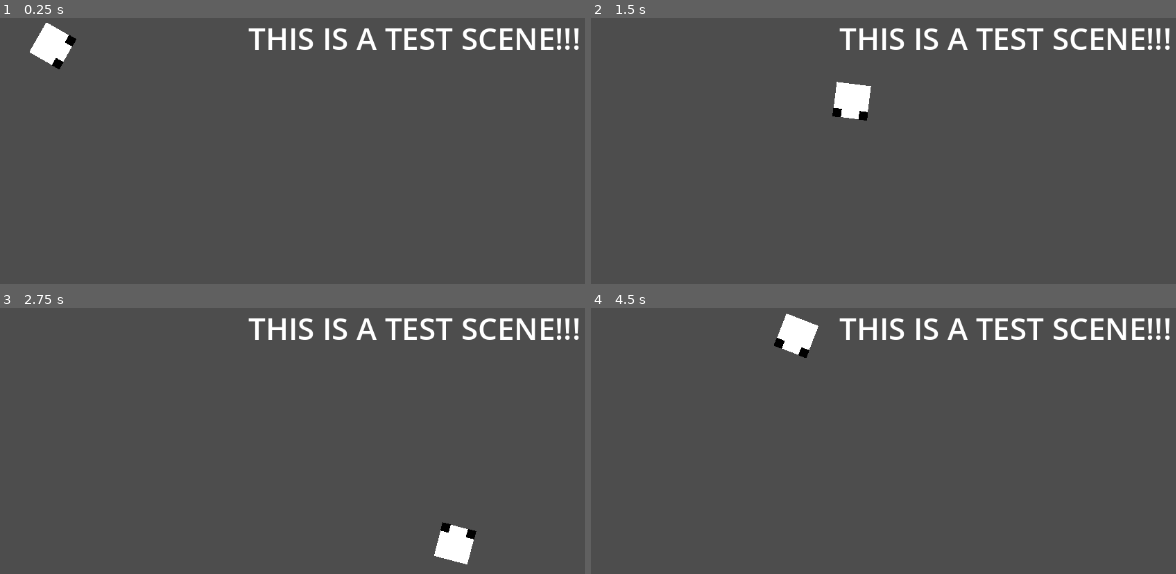
Above: before the commit, frames 1-4 (two rows, left to right).
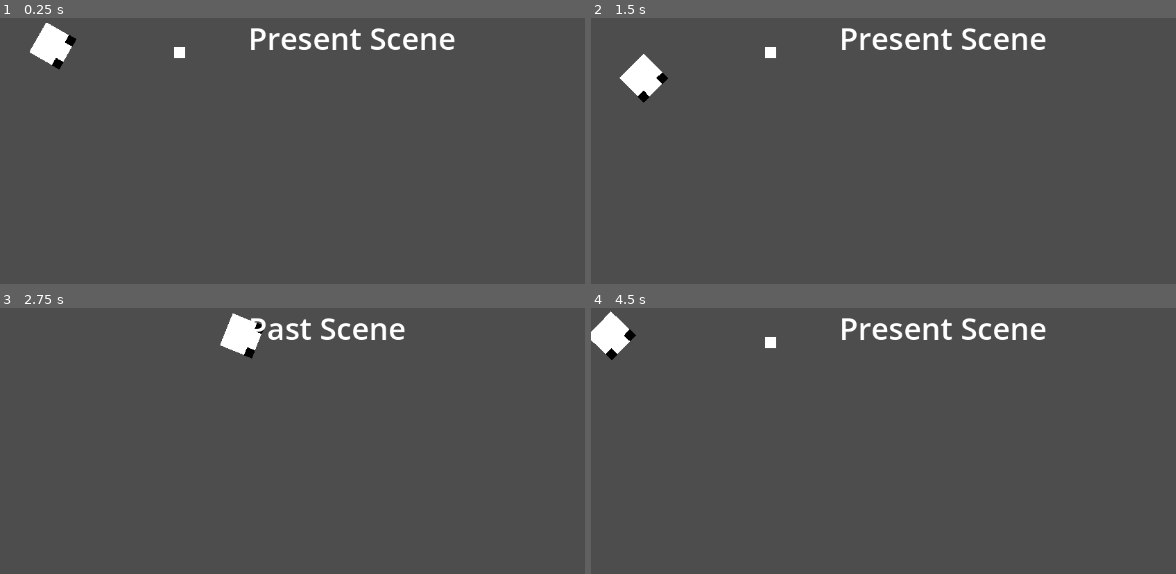
Above: after the commit, the same moments.

Repository: Thomson-Lam/LoJam24
Game: Godot game, scene res://Scenes/presentScene.tscn
The game is run twice, just before and just after one commit, with the same random seed, the same clock (stepped at 60 frames per second) and the same inputs. Before the commit the project starts from res://Scenes/test_scene.tscn.
Inputs (mouse positions are in pixels of both pictures, inside the frame that each line leads up to):
- Up to frame 1 (0.25 s): no input
- Up to frame 2 (1.5 s): tap Enter at 0.5 s; move the mouse to (1164, 220) at 0.52 s; hold D (right) 0.53-1.28 s; hold Q (SwapScene, bound only after the commit) 0.53-1.28 s; move the mouse to (830, 265) at 1.27 s; hold S (down) from 1.28 s (still down); tap Q (SwapScene, bound only after the commit) at 1.35 s
- Up to frame 3 (2.75 s): move the mouse to (479, 433) at 2.02 s; release S (down) at 2.03 s; hold D (right) from 2.03 s (still down); hold Q (SwapScene, bound only after the commit) from 2.03 s (still down)
- Up to frame 4 (4.5 s): move the mouse to (outside the picture) at 2.77 s; release D (right) at 2.78 s; release Q (SwapScene, bound only after the commit) at 2.78 s; hold W (up) 2.78-3.53 s; tap Q (SwapScene, bound only after the commit) at 2.85, 4.35 s; move the mouse to (outside the picture) at 3.52 s; hold Q (SwapScene, bound only after the commit) 3.53-4.28 s; hold A (left) from 3.53 s (still down); move the mouse to (748, 464) at 4.27 s

The runs differ from the first frame. In frame 1, 2.5% of the frame differs, in the area x 29-99%, y 3-16%; in frame 2, 4.0%, in the area x 4-99%, y 3-39%; in frame 3, 3.8%; in frame 4, 4.0%.

Commit message:
Scene Switching Works

Diff:
--- a/LoJam24Game/Scenes/test_scene.tscn
+++ b/LoJam24Game/Scenes/pastScene.tscn
@@ -1,12 +1,12 @@
-[gd_scene load_steps=4 format=3 uid="uid://dwtao6k1jgatp"]
+[gd_scene load_steps=4 format=3 uid="uid://yyegl3e3ykxh"]
 
-[ext_resource type="Script" path="res://Scripts/PlayerMovement.gd" id="1_ewv3d"]
-[ext_resource type="Texture2D" uid="uid://c3l6xhtg7dyxq" path="res://Art/White Square.png" id="2_2y6g5"]
+[ext_resource type="Script" path="res://Scripts/PlayerMovement.gd" id="1_xnbeb"]
+[ext_resource type="Texture2D" uid="uid://c3l6xhtg7dyxq" path="res://Art/White Square.png" id="2_iw6vx"]
 
-[sub_resource type="RectangleShape2D" id="RectangleShape2D_b7tq1"]
+[sub_resource type="RectangleShape2D" id="RectangleShape2D_j30qg"]
 size = Vector2(16, 16)
 
-[node name="TestScene" type="Node2D"]
+[node name="PastScene" type="Node2D"]
 
 [node name="CanvasLayer" type="CanvasLayer" parent="."]
 
@@ -16,28 +16,29 @@
 offset_right = 842.0
 offset_bottom = 267.0
 theme_override_font_sizes/normal_font_size = 44
-text = "THIS IS A TEST SCENE!!!"
+text = "Past Scene"
 tab_size = 9
+metadata/_edit_use_anchors_ = true
 
 [node name="CharacterBody2D" type="CharacterBody2D" parent="."]
 position = Vector2(76, 40)
 scale = Vector2(3.1, 3.1)
-script = ExtResource("1_ewv3d")
+script = ExtResource("1_xnbeb")
 
 [node name="CollisionShape2D" type="CollisionShape2D" parent="CharacterBody2D"]
-shape = SubResource("RectangleShape2D_b7tq1")
+shape = SubResource("RectangleShape2D_j30qg")
 
 [node name="Sprite2D" type="Sprite2D" parent="CharacterBody2D"]
-texture = ExtResource("2_2y6g5")
+texture = ExtResource("2_iw6vx")
 
 [node name="LeftEye" type="Sprite2D" parent="CharacterBody2D/Sprite2D"]
 modulate = Color(0, 0, 0, 1)
 position = Vector2(6.12903, -6.12903)
 scale = Vector2(0.251613, 0.251613)
-texture = ExtResource("2_2y6g5")
+texture = ExtResource("2_iw6vx")
 
 [node name="RightEye" type="Sprite2D" parent="CharacterBody2D/Sprite2D"]
 modulate = Color(0, 0, 0, 1)
 position = Vector2(6.12903, 6.12903)
 scale = Vector2(0.251613, 0.251613)
-texture = ExtResource("2_2y6g5")
+texture = ExtResource("2_iw6vx")
--- /dev/null
+++ b/LoJam24Game/Scenes/presentScene.tscn
@@ -0,0 +1,48 @@
+[gd_scene load_steps=4 format=3 uid="uid://dwtao6k1jgatp"]
+
+[ext_resource type="Script" path="res://Scripts/PlayerMovement.gd" id="1_ewv3d"]
+[ext_resource type="Texture2D" uid="uid://c3l6xhtg7dyxq" path="res://Art/White Square.png" id="2_2y6g5"]
+
+[sub_resource type="RectangleShape2D" id="RectangleShape2D_b7tq1"]
+size = Vector2(16, 16)
+
+[node name="PresentScene" type="Node2D"]
+
+[node name="CanvasLayer" type="CanvasLayer" parent="."]
+
+[node name="RichTextLabel" type="RichTextLabel" parent="CanvasLayer"]
+offset_left = 358.0
+offset_top = -2.0
+offset_right = 842.0
+offset_bottom = 267.0
+theme_override_font_sizes/normal_font_size = 44
+text = "Present Scene"
+tab_size = 9
+metadata/_edit_use_anchors_ = true
+
+[node name="CharacterBody2D" type="CharacterBody2D" parent="."]
+position = Vector2(76, 40)
+scale = Vector2(3.1, 3.1)
+script = ExtResource("1_ewv3d")
+
+[node name="CollisionShape2D" type="CollisionShape2D" parent="CharacterBody2D"]
+shape = SubResource("RectangleShape2D_b7tq1")
+
+[node name="Sprite2D" type="Sprite2D" parent="CharacterBody2D"]
+texture = ExtResource("2_2y6g5")
+
+[node name="LeftEye" type="Sprite2D" parent="CharacterBody2D/Sprite2D"]
+modulate = Color(0, 0, 0, 1)
+position = Vector2(6.12903, -6.12903)
+scale = Vector2(0.251613, 0.251613)
+texture = ExtResource("2_2y6g5")
+
+[node name="RightEye" type="Sprite2D" parent="CharacterBody2D/Sprite2D"]
+modulate = Color(0, 0, 0, 1)
+position = Vector2(6.12903, 6.12903)
+scale = Vector2(0.251613, 0.251613)
+texture = ExtResource("2_2y6g5")
+
+[node name="WhiteSquare" type="Sprite2D" parent="."]
+position = Vector2(259, 50)
+texture = ExtResource("2_2y6g5")
--- a/LoJam24Game/Scripts/PlayerMovement.gd
+++ b/LoJam24Game/Scripts/PlayerMovement.gd
@@ -3,9 +3,11 @@
 var speed = 400  # speed in pixels/sec
 var direction
 var mousePos = Vector2(0, 0)
+var playerPos = Vector2(0, 0)
 
 func _physics_process(delta):
 	mousePos = get_global_mouse_position()
 	look_at(mousePos)
 	direction = Input.get_vector("left", "right", "up", "down")
 	position += speed * delta * direction
+	playerPos = position
--- /dev/null
+++ b/LoJam24Game/Scripts/SceneSwitch.gd
@@ -0,0 +1,26 @@
+extends Node
+
+var inPresent = true
+
+# Called when the node enters the scene tree for the first time.
+func _ready():
+	pass # Replace with function body.
+
+
+# Called every frame. 'delta' is the elapsed time since the previous frame.
+func _process(delta):
+	pass
+
+func _input(event):
+	if event.is_action_pressed("SwapScene"):
+		SwitchScene();
+
+func SwitchScene():
+	var playerInfo = get_node("/root/Scripts/PlayerMovement.gd")
+
+	if inPresent == false:
+		get_tree().change_scene_to_file("res://Scenes/presentScene.tscn")
+	else:
+		get_tree().change_scene_to_file("res://Scenes/pastScene.tscn")
+
+	inPresent = !inPresent
--- a/LoJam24Game/project.godot
+++ b/LoJam24Game/project.godot
@@ -11,9 +11,14 @@
 [application]
 
 config/name="Lo Jam 24"
-run/main_scene="res://Scenes/test_scene.tscn"
+run/main_scene="res://Scenes/presentScene.tscn"
 config/features=PackedStringArray("4.2", "Forward Plus")
 config/icon="res://icon.svg"
+
+[autoload]
+
+PlayerInfo="*res://Scripts/PlayerMovement.gd"
+SceneSwitch="*res://Scripts/SceneSwitch.gd"
 
 [display]
 
@@ -54,7 +59,8 @@
 "events": [Object(InputEventMouseButton,"resource_local_to_scene":false,"resource_name":"","device":-1,"window_id":0,"a …(258 unchanged characters)…
 ]
 }
-thomson={
+SwapScene={
 "deadzone": 0.5,
-"events": []
+"events": [Object(InputEventKey,"resource_local_to_scene":false,"resource_name":"","device":-1,"window_id":0,"alt_pressed":false,"shift_pressed":false,"ctrl_pressed":false,"meta_pressed":false,"pressed":false,"keycode":0,"physical_keycode":81,"key_label":0,"unicode":113,"echo":false,"script":null)
+]
 }
